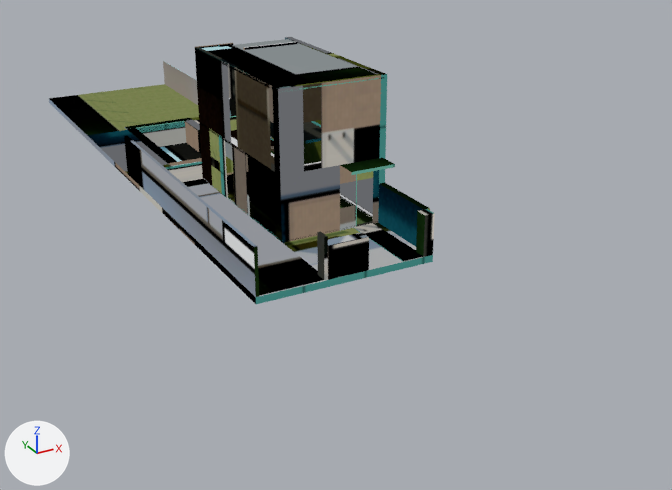
Before and after pictures for a commit that changed the glTF model assets/casa-oreja/exterior.glb.
Before and after are seen from a camera (50 mm lens) standing at (-12.1, -28.1, 15.4) and looking at (7.1, 6.8, -2.0). Arrows for +X, +Y and +Z are at lower left; the lights stay in place. The picture after the commit comes second. Where no turn or scale is listed for an object, it has been applied to the vertices. Vertices at exactly the same position are counted once.

The scene before the commit, as lines of its bpy script (objects in view):
```python
me_b_exterior_007 = bpy.data.meshes.new('B_Exterior.007')
me_b_exterior_007.from_pydata(...)  # 1387 vertices, 1982 faces; spans x -4.0..4.0, y -16.1..16.1, z -4.0..4.0
me_b_exterior_007.materials.append(mat_revoque_texturado_beige)
me_b_exterior_007.materials.append(mat_pintura_blanca)
me_b_exterior_007.materials.append(mat_revestimiento_wpc_madera)
me_b_exterior_007.materials.append(mat_porcelanato_exterior_60x120)
me_b_exterior_007.materials.append(mat_chapa_techo)
me_b_exterior_007.materials.append(mat_piso_flotante_roble)
me_b_exterior_007.materials.append(mat_porcelanato_gris_60x60)
me_b_exterior_007.materials.append(mat_acero_inox)
me_b_exterior_007.materials.append(mat_borde_atermico)
me_b_exterior_007.materials.append(mat_pileta_interior)
me_b_exterior_007.materials.append(mat_media_sombra_verde)
me_b_exterior_007.materials.append(mat_mesada_gris_claro)
me_b_exterior_007.materials.append(mat_ladrillo_refractario)
me_b_exterior_007.materials.append(mat_hierro_negro)
me_b_exterior_007.materials.append(mat_pasto)
ob_b_exterior = bpy.data.objects.new('B_Exterior', me_b_exterior_007)
ob_b_exterior.location = (3.97, 16.1, 2.53)
```
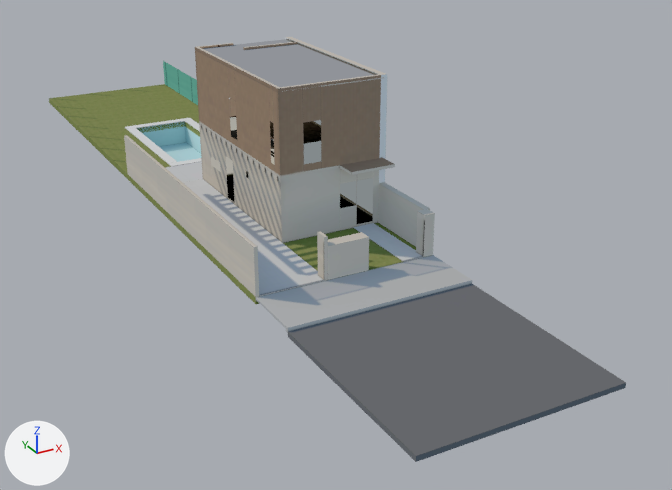
Where the newer file only moved an object's origin or applied its transform, the numbers keep the older frame.

Where the change shows, as pixel boxes (x1, y1, x2, y2) in the pictures (672 x 490 px; the box of a moved part takes in the faces that stretch with it):
'B_Exterior', reshaped (49% wider, 59% taller): before (49, 37, 435, 304); after (49, 37, 626, 462)
part 1 of me_b_exterior_007, added: after (288, 284, 626, 462)
part 2 of me_b_exterior_007, moved or reshaped: before (124, 118, 394, 297); after (124, 117, 472, 333)
part 3 of me_b_exterior_007, surface changed: (49, 37, 435, 304) in both

What changed in the scene script:
```text
Add mat_asfalto:
    mat_asfalto = bpy.data.materials.new('Asfalto')
    # uses the picture img_lightmap
Add mat_vereda_cemento:
    mat_vereda_cemento = bpy.data.materials.new('Vereda_Cemento')
    # uses the picture img_lightmap
Change me_b_exterior_007:
    used by ob_b_exterior; location = (3.97, 16.1, 2.53)
    remove me_b_exterior_007.from_pydata(...)  # 1387 vertices, 1982 faces; spans x -4.0..4.0, y -16.1..16.1, z -4.0..4.0
    add me_b_exterior_007.from_pydata(...)  # 1455 vertices, 2046 faces; spans x -4.0..4.0, y -26.7..16.1, z -4.0..4.0
    me_b_exterior_007 part 1: a new loose piece, a box spanning x -3.98..3.82, y -26.75..-18.75, z -2.87..-2.68, in mat_asfalto
    me_b_exterior_007 part 2
    10 vertices are removed from x -1.7..2.3, y -8.4..7.3, z -2.5..0.4
    240 faces are deleted
    1 vertex moves within x -0.7, y -3.5, z 0.3
    64 vertices are added at x -4.0..3.8, y -18.8..7.4, z -2.7..0.4
    6 new vertices lie (7.8, 0.0, 0.0) away from vertices in x -4.0, y -18.8..-16.1, z -2.7..-2.5
    80 new faces join them, mat_revoque_texturado_beige
    2 new faces join them, mat_revestimiento_wpc_madera
    2 new faces join them, mat_piso_flotante_roble
    16 new faces join them, mat_porcelanato_gris_60x60
    32 new faces join them, mat_acero_inox
    126 new faces join them, mat_borde_atermico
    5 new faces join them, mat_pileta_interior
    5 new faces join them, mat_pasto
    24 new faces join them, mat_vereda_cemento
    me_b_exterior_007 part 3: 1766 kept faces spanning x -4.0..4.0, y -16.1..16.1, z -4.0..4.0 get new texture (UV) coordinates
    add me_b_exterior_007.materials.append(mat_vereda_cemento)
    add me_b_exterior_007.materials.append(mat_asfalto)
```
